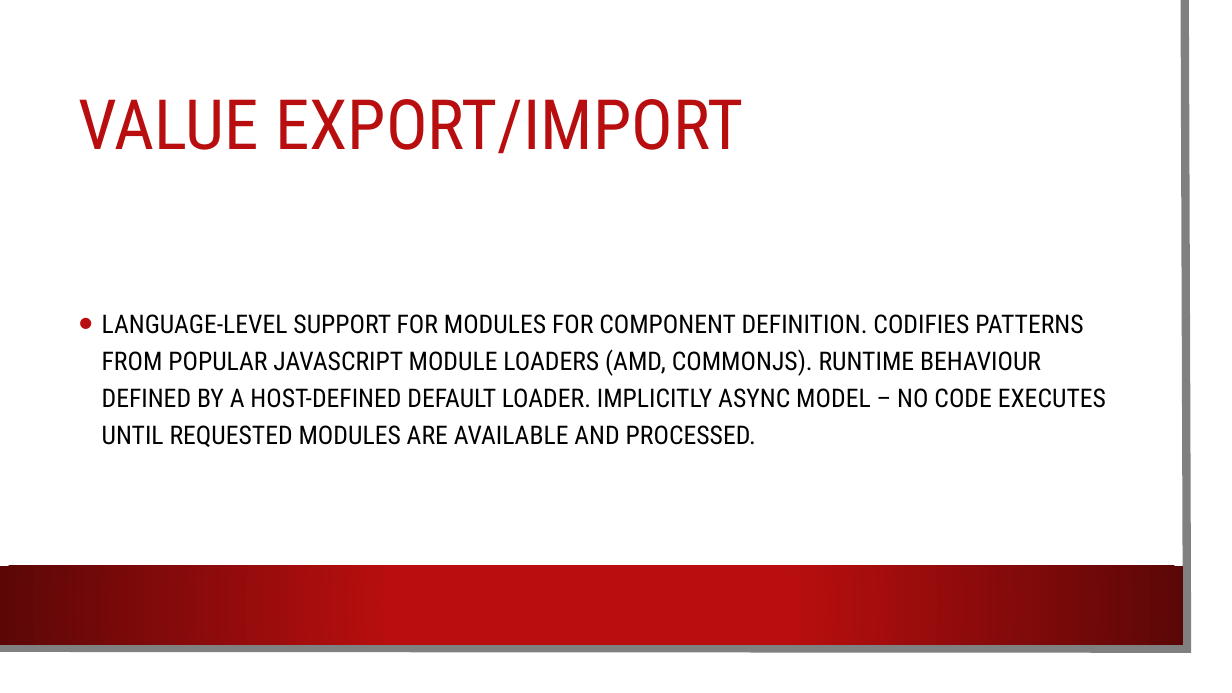
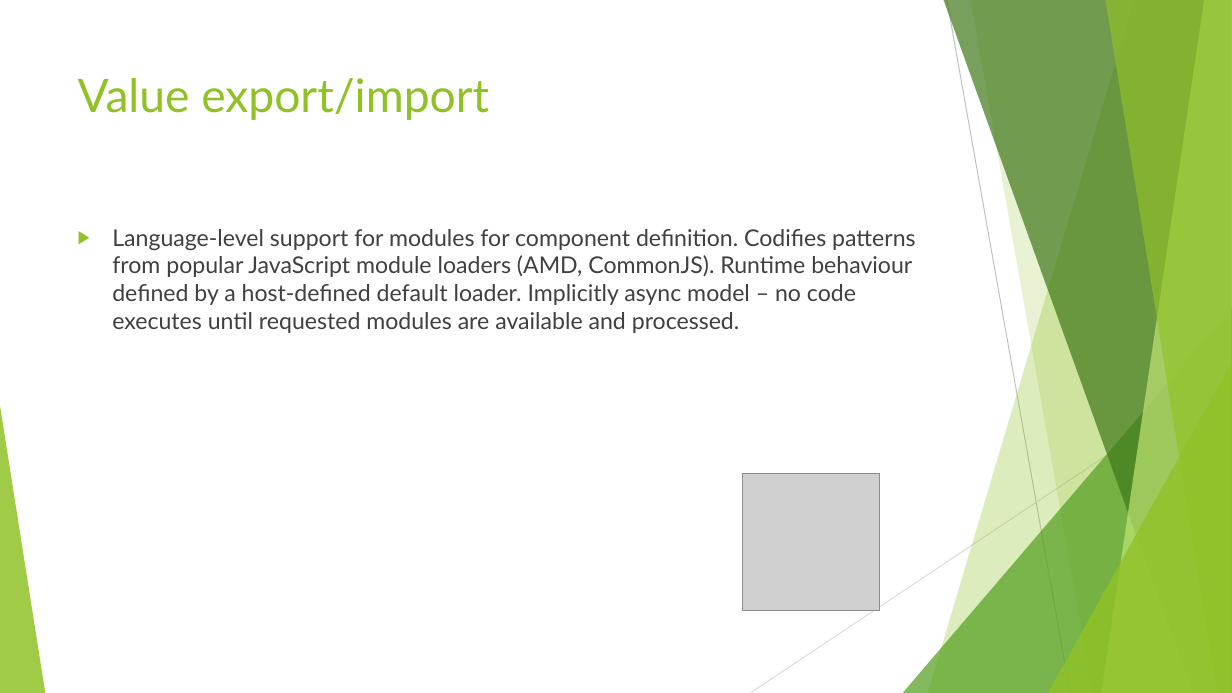
Before and after one commit to djhvscf/ES5-vs-ES6, a slide deck: slide 11 of ECMASCRIPT 6.pptx (slide 7 before the commit). Drawn at 1232x693 pixels with LibreOffice and Linux fonts; fonts in the diff are those of the drawing; grey boxes stand for pictures; background and template pictures are left out. Boxes give left, top, right and bottom in pixels: in the first picture for what was removed or moved away, otherwise in the second. Text is boxed around its words. In the diff, an @@ line names an element or a change of style, - is before the commit and + after.

```diff
--- a/ECMASCRIPT 6.pptx
+++ b/ECMASCRIPT 6.pptx
@@ rectangle removed at (0,0,1211,672) @@
@@ freeform shape removed at (0,0,1188,649) @@
@@ title "Value export/import" at (78,78,489,120): vertical alignment middle to top @@
@@ title at (78,78,489,120): text changed; size 54 to 36 pt; font Roboto Condensed to Lato; text colour #B80E0F to #90C226 @@
-VALUE EXPORT/IMPORT
+Value export/import
@@ text "Language-level support for modules for ..." at (112,229,915,333): vertical alignment middle to top @@
@@ text at (112,229,915,333): text changed; size 20 to 18 pt; font Roboto Condensed to Lato; text colour #000000 to #404040 @@
-• LANGUAGE-LEVEL SUPPORT FOR MODULES FOR COMPONENT DEFINITION. CODIFIES PATTERNS FROM POPULAR JAVASCRIPT MODULE LOADERS (AMD, COMMONJS). RUNTIME BEHAVIOUR DEFINED BY A HOST-DEFINED DEFAULT LOADER. IMPLICITLY ASYNC MODEL – NO CODE EXECUTES UNTIL REQUESTED MODULES ARE AVAILABLE AND PROCESSED.
+▶ Language-level support for modules for component definition. Codifies patterns from popular JavaScript module loaders (AMD, CommonJS). Runtime behaviour defined by a host-defined default loader. Implicitly async model – no code executes until requested modules are available and processed.
@@ group added at (0,0,1232,693): 5 freeform shapes, 3 triangles, 2 lines @@
@@ picture added at (743,473,881,611) @@
@@ rectangle removed at (0,566,1183,644) @@
```
Also in this commit, not shown: 6 other slides changed, 5 slides added, 2 other files.
